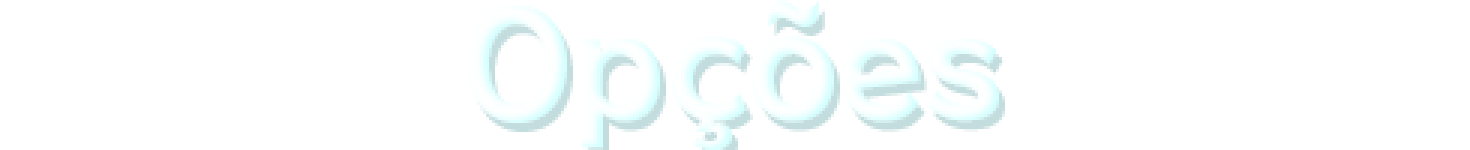
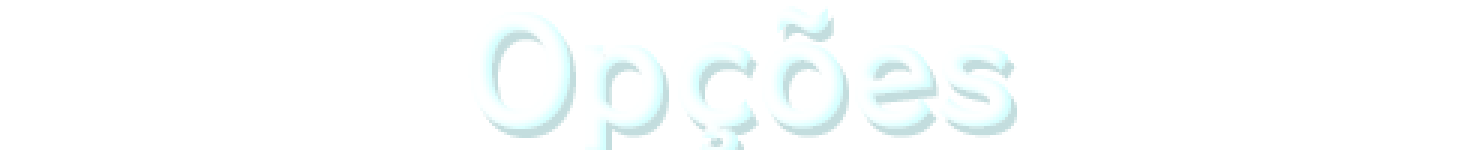
Comparing the layer stacks of the two w=1470, h=150 images. Changes:
added layer "Optições V2" above "Options V2" over <box>468,6,1011,150</box>
hid "Opções" over <box>468,0,999,150</box>
